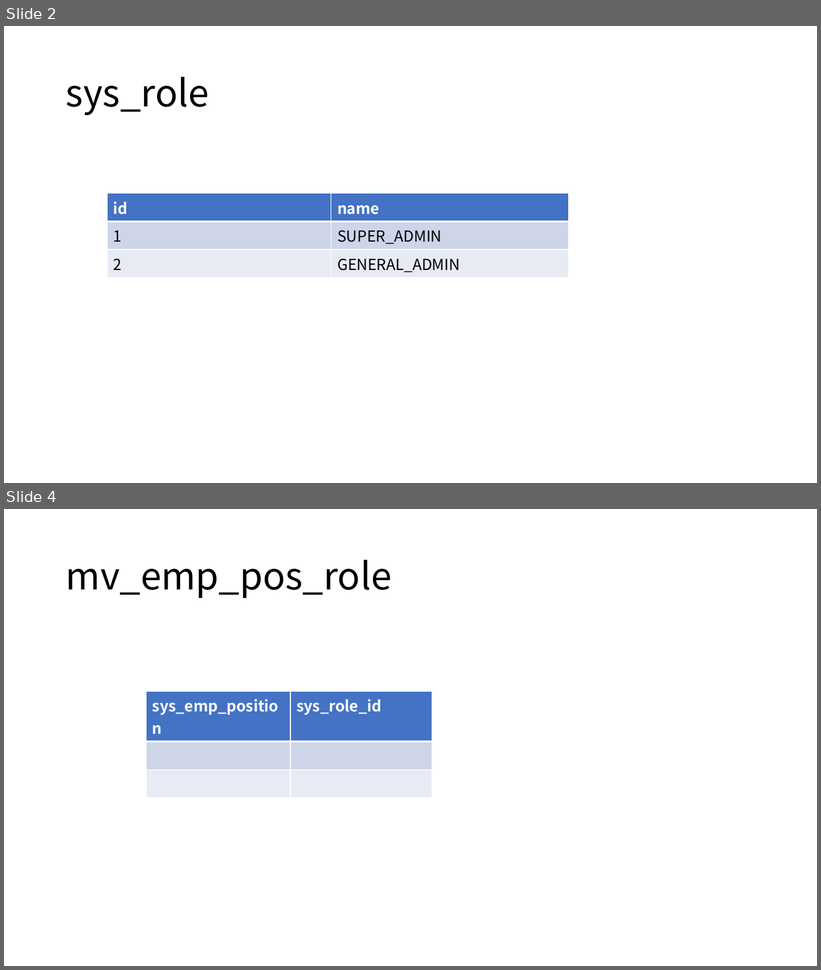
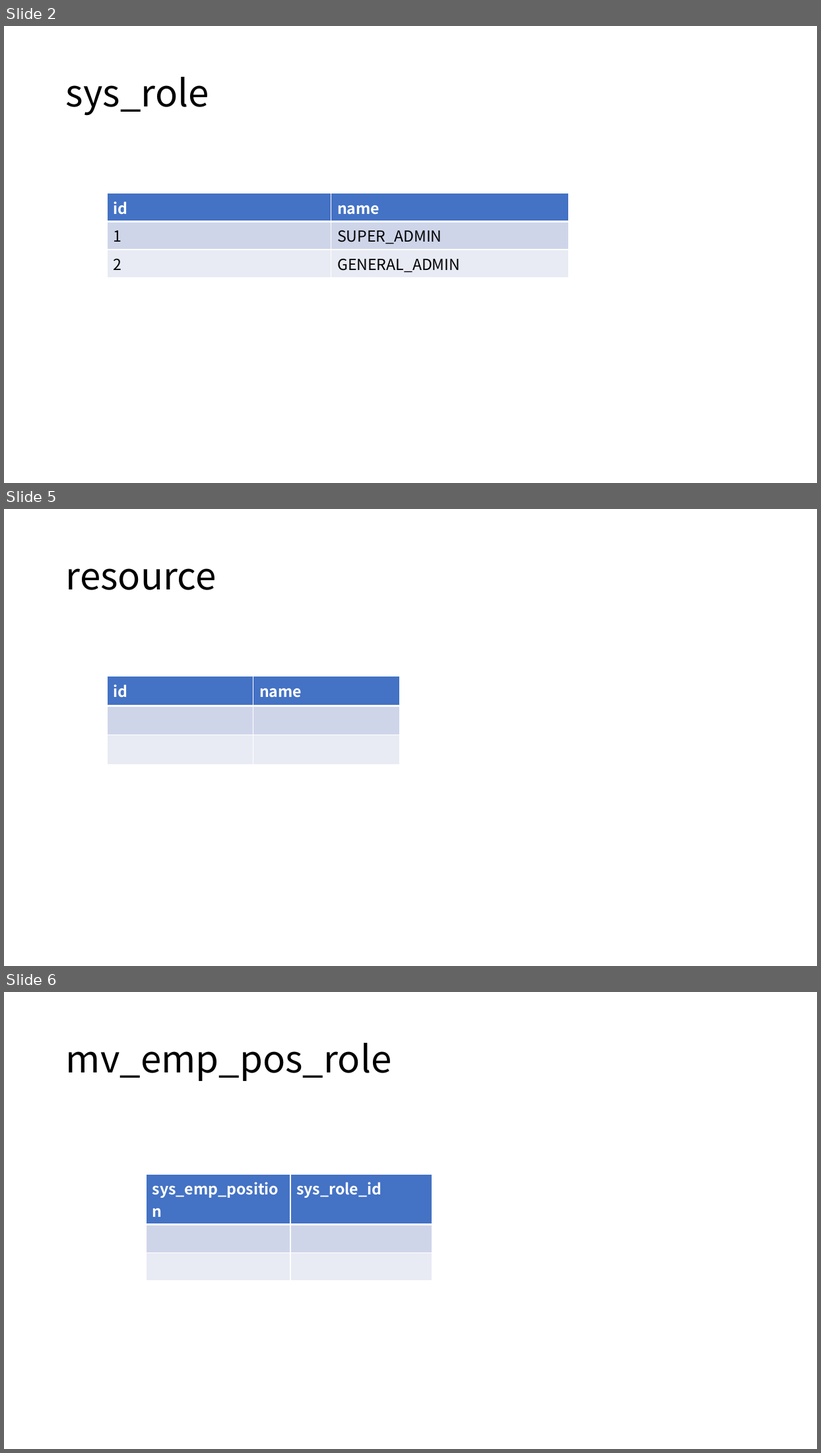
Before and after one commit to JueyingLee/kor-erp-front-public, a slide deck: documents/Database-ER-Diagram.pptx. Shown one above the other, each under a label of ours: slides 2 and 4 before the commit, slides 2, 5 and 6 after it; the slides between them are not shown. The pictures are 821x970 and 821x1453 pixels, drawn with LibreOffice and Linux fonts; fonts in the diff are those of the drawing. Boxes give left, top, right and bottom in pixels: in the first picture for what was removed or moved away, otherwise in the second. Text is boxed around its words. In the diff, an @@ line names an element or a change of style, - is before the commit and + after.

```diff
--- a/documents/Database-ER-Diagram.pptx
+++ b/documents/Database-ER-Diagram.pptx
@@ slide 5 added at [4,509,817,966], background #FFFFFF @@
@@ title added at [66,568,216,590], 44 pt, text #000000 @@
+resource
@@ table added at [107,676,400,764], 3 rows, 2 columns @@
+id | name
+ | 
+ | 
@@ what was slide 4 is now slide 6 @@
```
Also in this commit, not shown: 2 slides changed, 1 other slide added, 1 other file.
